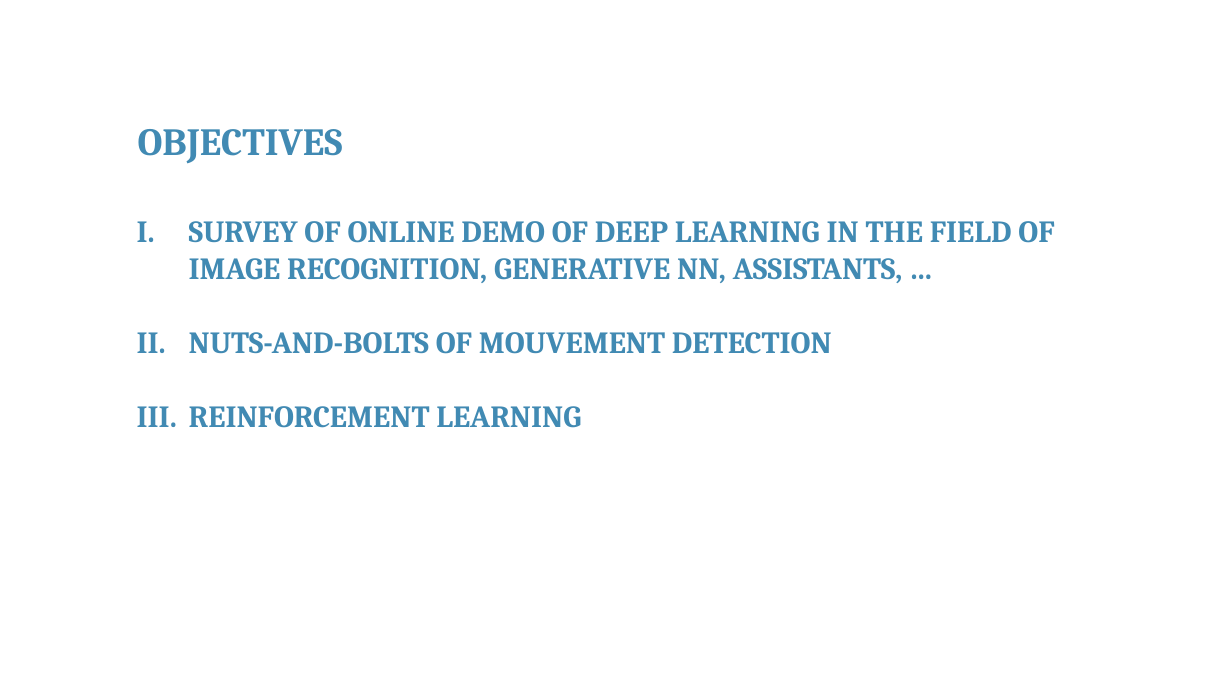
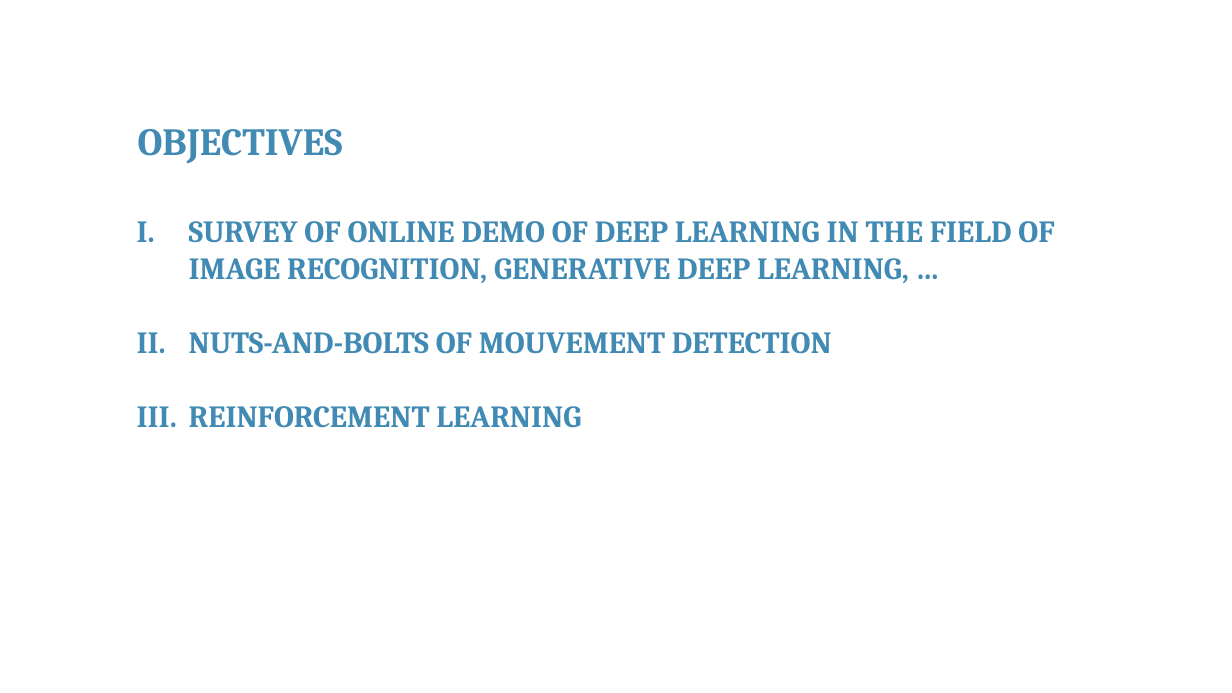
Before and after one commit to franckalbinet/itu-eaco-zanzibar-12-2018, a slide deck: slide 2 of presentations/session-10-machine-learning-in-action.pptx. Drawn at 1232x693 pixels with LibreOffice and Linux fonts; fonts in the diff are those of the drawing; background and template pictures are left out. Boxes give left, top, right and bottom in pixels: in the first picture for what was removed or moved away, otherwise in the second. Text is boxed around its words. In the diff, an @@ line names an element or a change of style, - is before the commit and + after.

```diff
--- a/presentations/session-10-machine-learning-in-action.pptx
+++ b/presentations/session-10-machine-learning-in-action.pptx
@@ text at <box>189,221,1054,283</box>: text changed @@
-I. SURVEY OF ONLINE DEMO OF DEEP LEARNING IN THE FIELD OF IMAGE RECOGNITION, GENERATIVE NN, ASSISTANTS, …
+I. SURVEY OF ONLINE DEMO OF DEEP LEARNING IN THE FIELD OF IMAGE RECOGNITION, GENERATIVE DEEP LEARNING, …
```
Also in this commit, not shown: 8 slides added, 1 slide removed.
